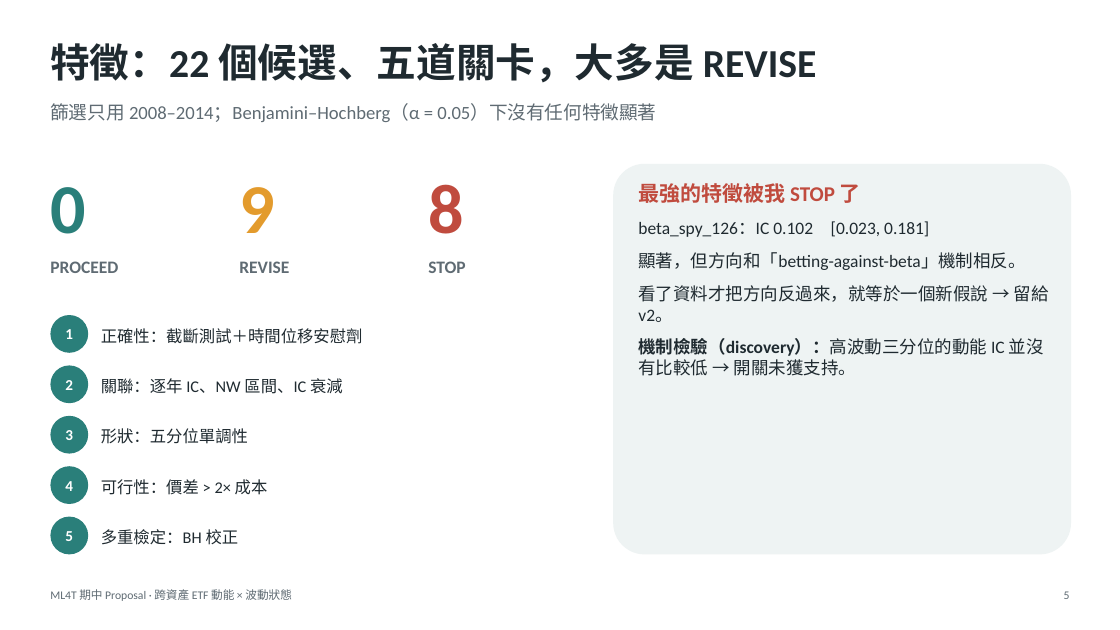
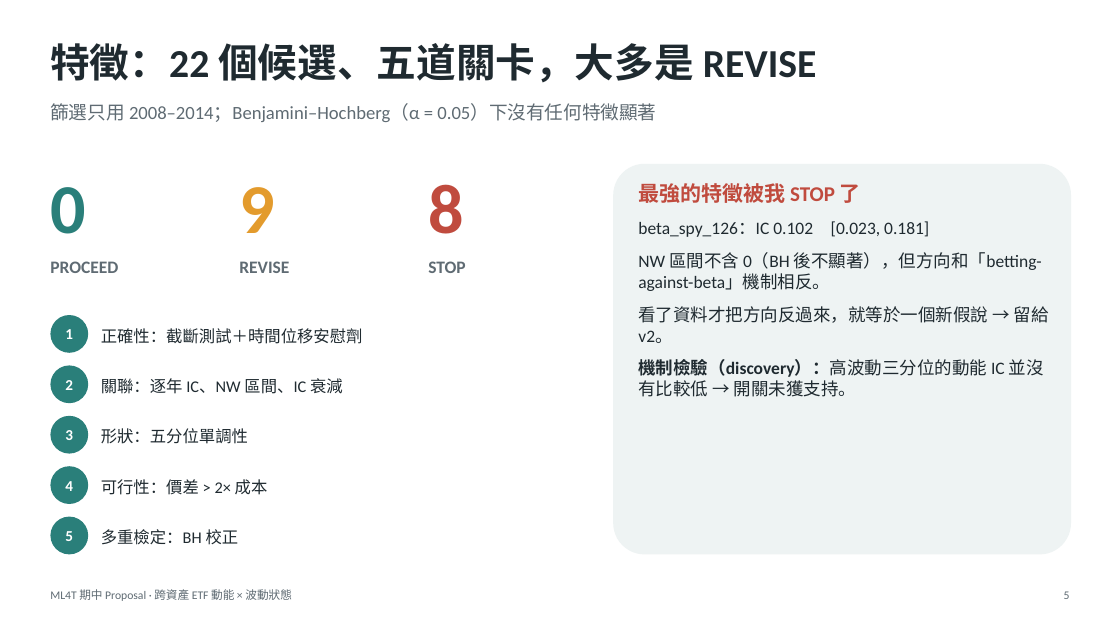
Before and after one commit to StanHsu0348/ml4t-midterm-etf-momentum, a slide deck: slide 5 of slides/midterm_presentation.pptx. Drawn at 1120x630 pixels with LibreOffice and Linux fonts; fonts in the diff are those of the drawing. Boxes give left, top, right and bottom in pixels: in the first picture for what was removed or moved away, otherwise in the second. Text is boxed around its words. In the diff, an @@ line names an element or a change of style, - is before the commit and + after.

```diff
--- a/slides/midterm_presentation.pptx
+++ b/slides/midterm_presentation.pptx
@@ text at (x1=638, y1=252, x2=1042, y2=291): text changed @@
-顯著，但方向和「betting-against-beta」機制相反。
+NW 區間不含 0（BH 後不顯著），但方向和「betting-against-beta」機制相反。
```
Also in this commit, not shown: 4 other slides changed, 22 other files.
